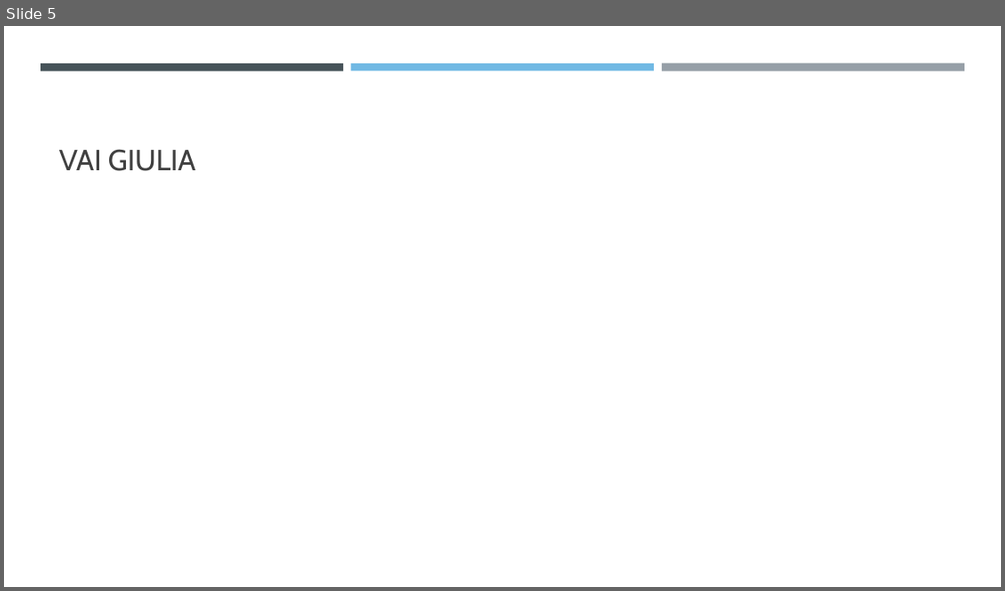
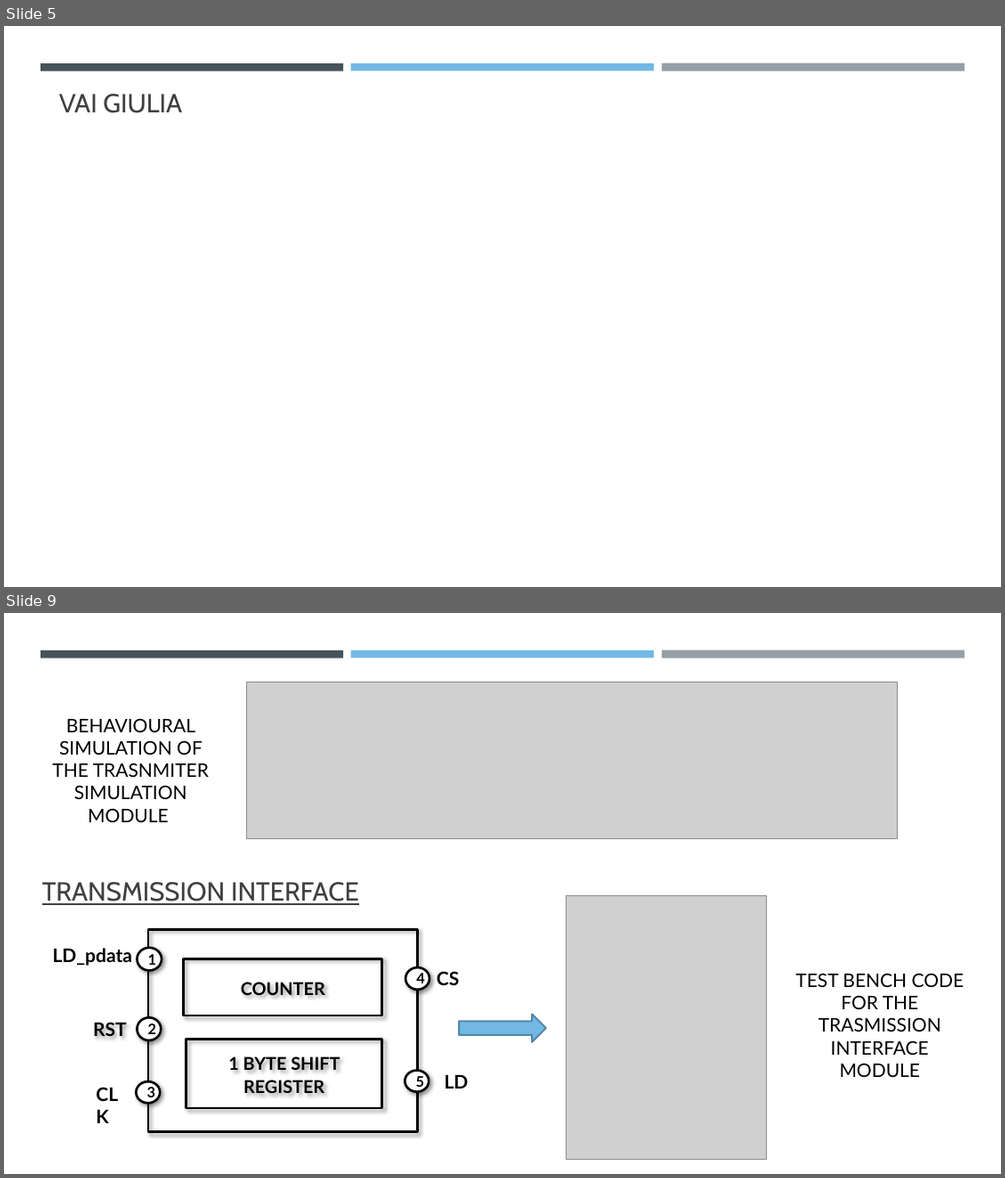
Before and after one commit to FlavioGala/giufla, a slide deck: projectSineWave/reports/PRESENTATION/Wave synthesis with field programmable gate array.pptx. Shown one above the other, each under a label of ours: slide 5 before the commit, slides 5 and 9 after it; the slides between them are not shown. The pictures are 1005x591 and 1005x1178 pixels, drawn with LibreOffice and Linux fonts; fonts in the diff are those of the drawing; grey boxes stand for pictures. Boxes give left, top, right and bottom in pixels: in the first picture for what was removed or moved away, otherwise in the second. Text is boxed around its words. In the diff, an @@ line names an element or a change of style, - is before the commit and + after.

```diff
--- a/projectSineWave/reports/PRESENTATION/Wave synthesis with field programmable gate array.pptx
+++ b/projectSineWave/reports/PRESENTATION/Wave synthesis with field programmable gate array.pptx
@@ slide 9 added at (4,613,1001,1174), background #FFFFFF; not listed: 3 template elements that a slide beside it also shows @@
@@ picture added at (246,682,897,838) @@
@@ text added at (52,718,209,822), 18 pt, text #000000 @@
+BEHAVIOURAL SIMULATION OF THE TRASNMITER SIMULATION MODULE
@@ title added at (42,882,359,905), 25.2 pt, text #404040, underline @@
+TRANSMISSION INTERFACE
@@ picture added at (566,896,766,1159) @@
@@ rectangle added at (148,929,418,1132), outline #000000 2.25 pt @@
@@ text added at (53,948,132,965), 18 pt, text #000000, bold @@
+LD_pdata
@@ ellipse added at (138,948,162,971), fill #FFFFFF, outline #000000 2.25 pt, 14 pt, text #000000, bold @@
+1
@@ rectangle added at (184,958,382,1015), outline #000000 2.25 pt, 17 pt, text #000000, bold @@
+COUNTER
@@ ellipse added at (405,967,429,989), fill #FFFFFF, outline #000000 2.25 pt, 14 pt, text #000000, bold @@
+4
@@ text added at (437,971,459,985), 18 pt, text #000000, bold @@
+CS
@@ text added at (795,973,964,1077), 18 pt, text #000000 @@
+TEST BENCH CODE FOR THE TRASMISSION INTERFACE MODULE
@@ text added at (93,1020,127,1040), 18 pt, text #000000, bold @@
+RST
@@ ellipse added at (138,1018,161,1041), fill #FFFFFF, outline #000000 2.25 pt, 14 pt, text #000000, bold @@
+2
@@ rectangle added at (186,1039,382,1108), outline #000000 2.25 pt, 17 pt, text #000000, bold @@
+1 BYTE SHIFT REGISTER
@@ right arrow added at (459,1013,545,1041), fill #71B9E4, outline #5489A9 1.75 pt @@
@@ text added at (89,1078,138,1109), 18 pt, text #000000, bold @@
+CLK
@@ ellipse added at (137,1081,161,1103), fill #FFFFFF, outline #000000 2.25 pt, 14 pt, text #000000, bold @@
+3
@@ ellipse added at (404,1070,429,1092), fill #FFFFFF, outline #000000 2.25 pt, 14 pt, text #000000, bold @@
+5
@@ text added at (445,1074,469,1088), 18 pt, text #000000, bold @@
+LD
@@ slide 5 changed as well @@
@@ title "VAI GIULIA" at (59,94,182,113): size 28 to 25.2 pt @@
```
Also in this commit, not shown: 4 other slides changed, 6 other slides added, 1 slide removed, 17 other files.
